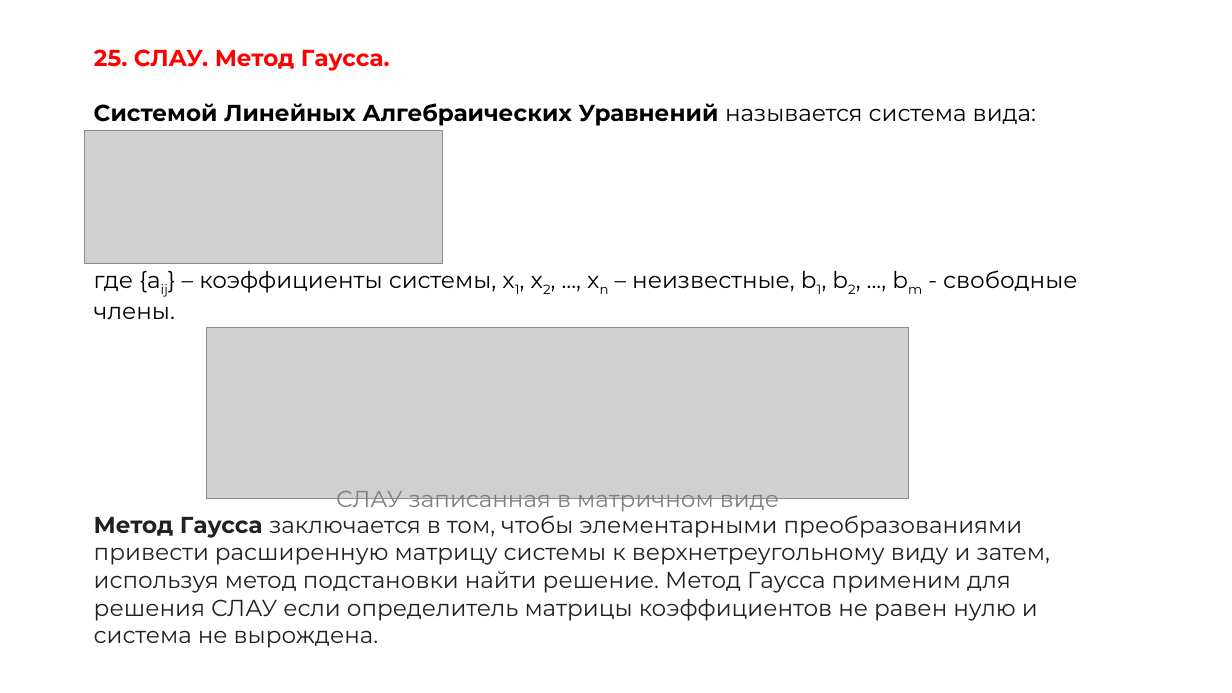
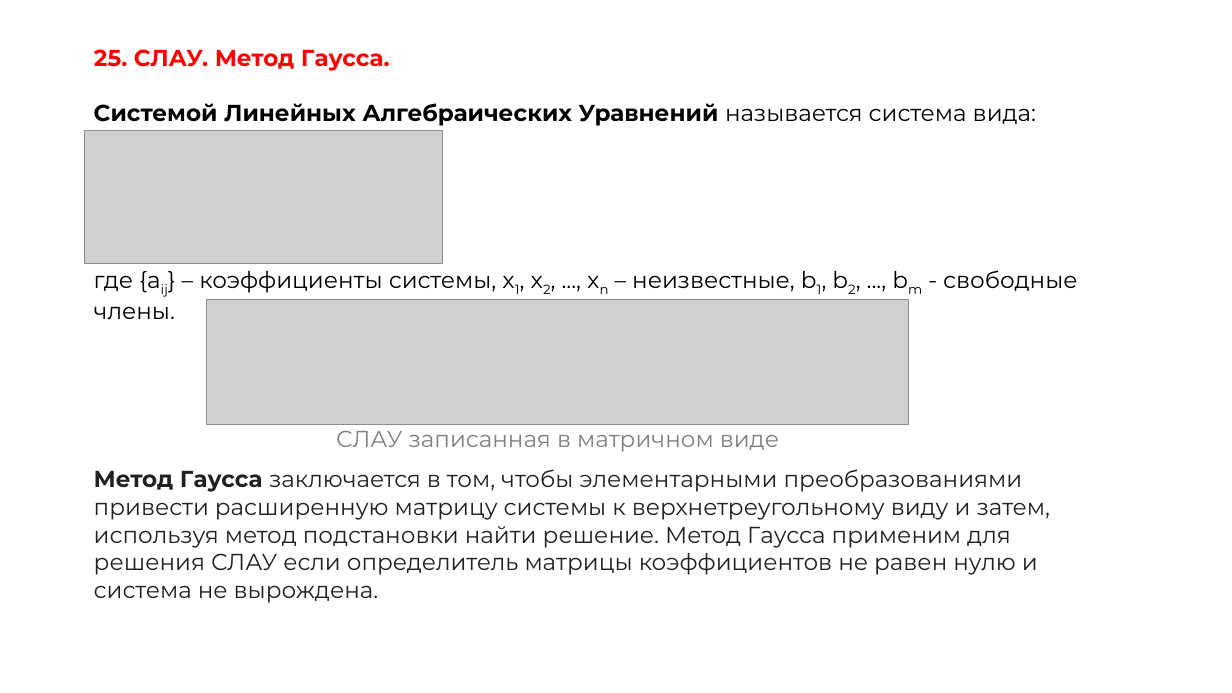
Before and after one commit to AstroSoup/ITMO.STUDY, a slide deck: slide 47 of ITMO.LINAL/FirstSection/colloquium.pptx. Drawn at 1232x693 pixels with LibreOffice and Linux fonts; fonts in the diff are those of the drawing; grey boxes stand for pictures. Boxes give left, top, right and bottom in pixels: in the first picture for what was removed or moved away, otherwise in the second. Text is boxed around its words. In the diff, an @@ line names an element or a change of style, - is before the commit and + after.

```diff
--- a/ITMO.LINAL/FirstSection/colloquium.pptx
+++ b/ITMO.LINAL/FirstSection/colloquium.pptx
@@ picture: place and size @@
-picture at bbox=[207, 327, 909, 498]
+picture at bbox=[207, 299, 909, 424]
@@ text "СЛАУ записанная в матричном виде": place and size @@
-text "СЛАУ записанная в матричном виде" at bbox=[336, 491, 779, 512]
+text "СЛАУ записанная в матричном виде" at bbox=[336, 431, 779, 452]
@@ text "Метод Гаусса заключается в том, ..." rewrapped from bbox=[94, 510, 1051, 648] to bbox=[94, 469, 1051, 603] @@
```
Also in this commit, not shown: 15 other slides changed, 1 other file.
